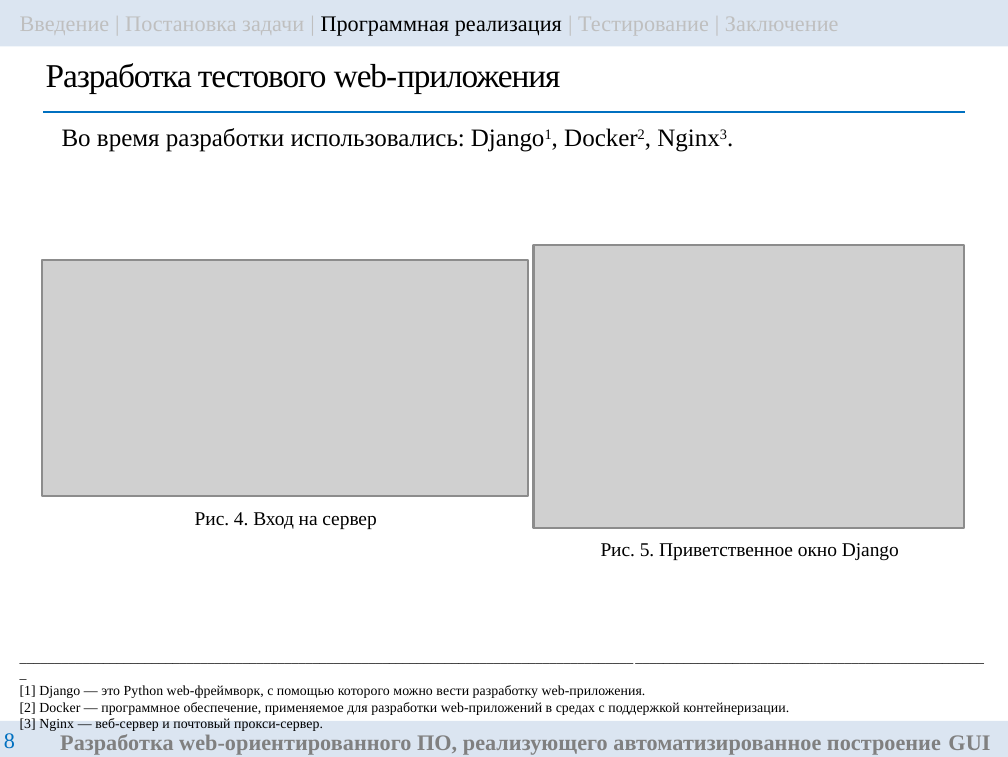
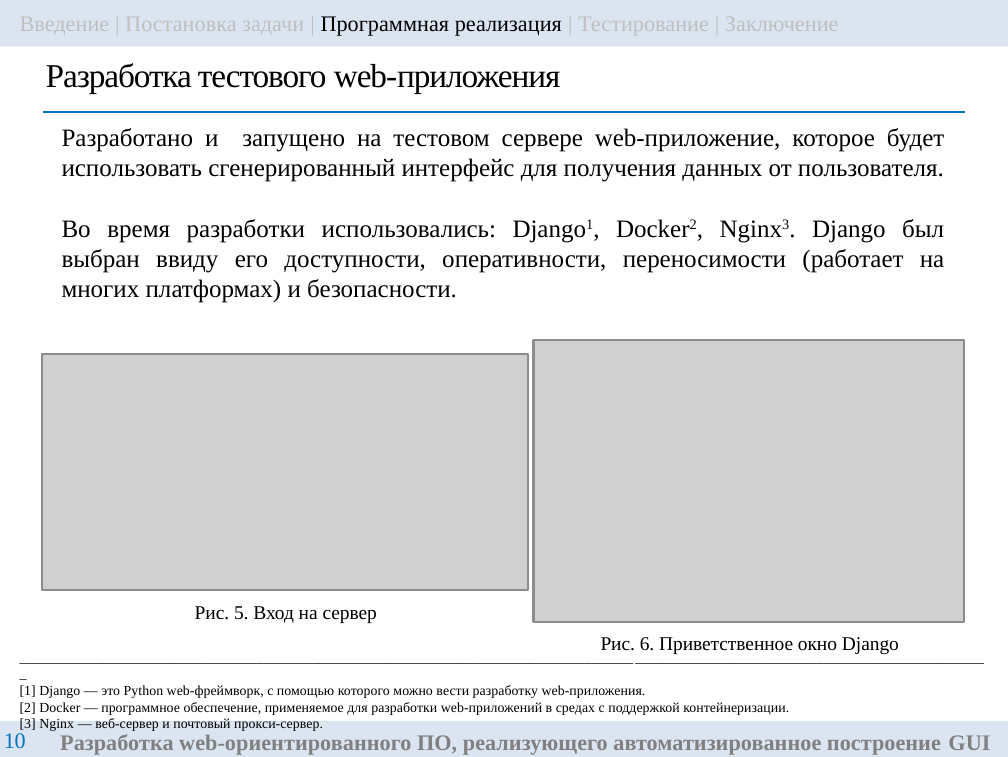
Before and after one commit to ITesserakt/Kodept, a slide deck: slide 10 of 04 - ВКРы/2022-2023 - Разр.библ.функций на языке Python автомат.построения GUI/rndhpc_vkr_pres_gui_2023_83_VasilyanA.pptx (slide 8 before the commit). Drawn at 1008x757 pixels with LibreOffice and Linux fonts; fonts in the diff are those of the drawing; grey boxes stand for pictures. Boxes give left, top, right and bottom in pixels: in the first picture for what was removed or moved away, otherwise in the second. Text is boxed around its words. In the diff, an @@ line names an element or a change of style, - is before the commit and + after.

```diff
--- a/04 - ВКРы/2022-2023 - Разр.библ.функций на языке Python автомат.построения GUI/rndhpc_vkr_pres_gui_2023_83_VasilyanA.pptx
+++ b/04 - ВКРы/2022-2023 - Разр.библ.функций на языке Python автомат.построения GUI/rndhpc_vkr_pres_gui_2023_83_VasilyanA.pptx
@@ text at <box>62,128,944,303</box>: text changed @@
-Во время разработки использовались: Django1, Docker2, Nginx3.
+Разработано и запущено на тестовом сервере web-приложение, которое будет использовать сгенерированный интерфейс для получения данных от пользователя.
+Во время разработки использовались: Django1, Docker2, Nginx3. Django был выбран ввиду его доступности, оперативности, переносимости (работает на многих платформах) и безопасности.
@@ picture: place and size @@
-picture at <box>42,260,528,496</box>
+picture at <box>42,354,528,590</box>
@@ picture: place and size @@
-picture at <box>534,246,964,528</box>
+picture at <box>534,340,964,622</box>
@@ text at <box>195,606,377,623</box>: text changed @@
-Рис. 4. Вход на сервер
+Рис. 5. Вход на сервер
@@ text at <box>601,637,899,654</box>: text changed @@
-Рис. 5. Приветственное окно Django
+Рис. 6. Приветственное окно Django
@@ page number at <box>4,733,26,748</box>: text changed @@
-8
+10
```
Also in this commit, not shown: 7 other slides changed, 2 slides added, 4 other files.
